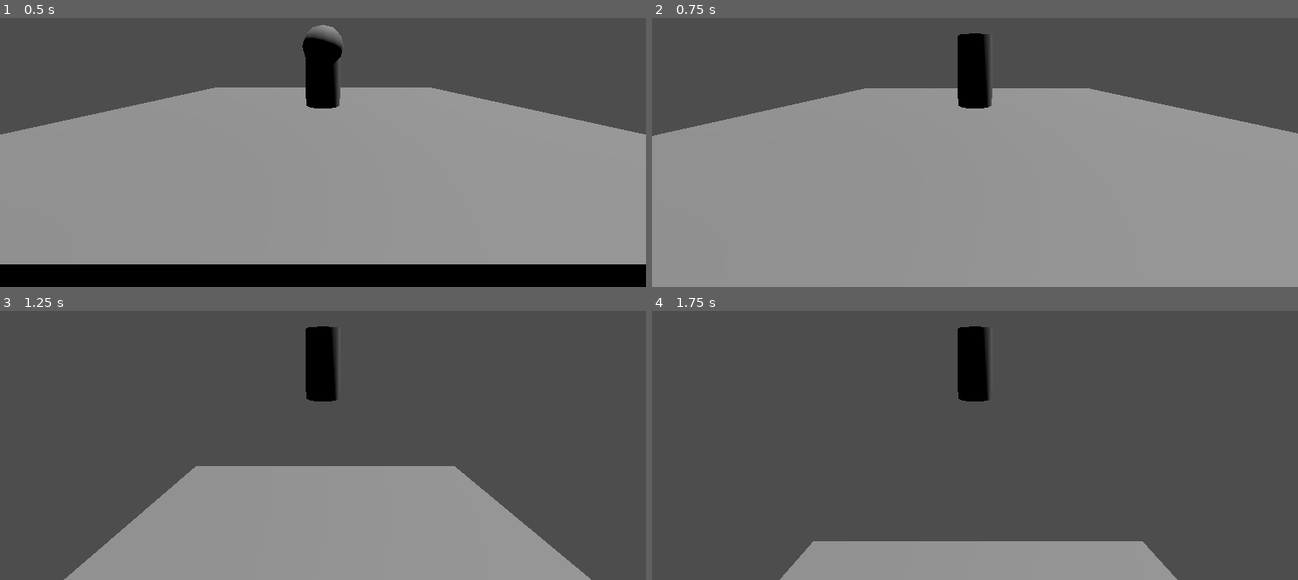
Above: before the commit, frames 1-4 (two rows, left to right).
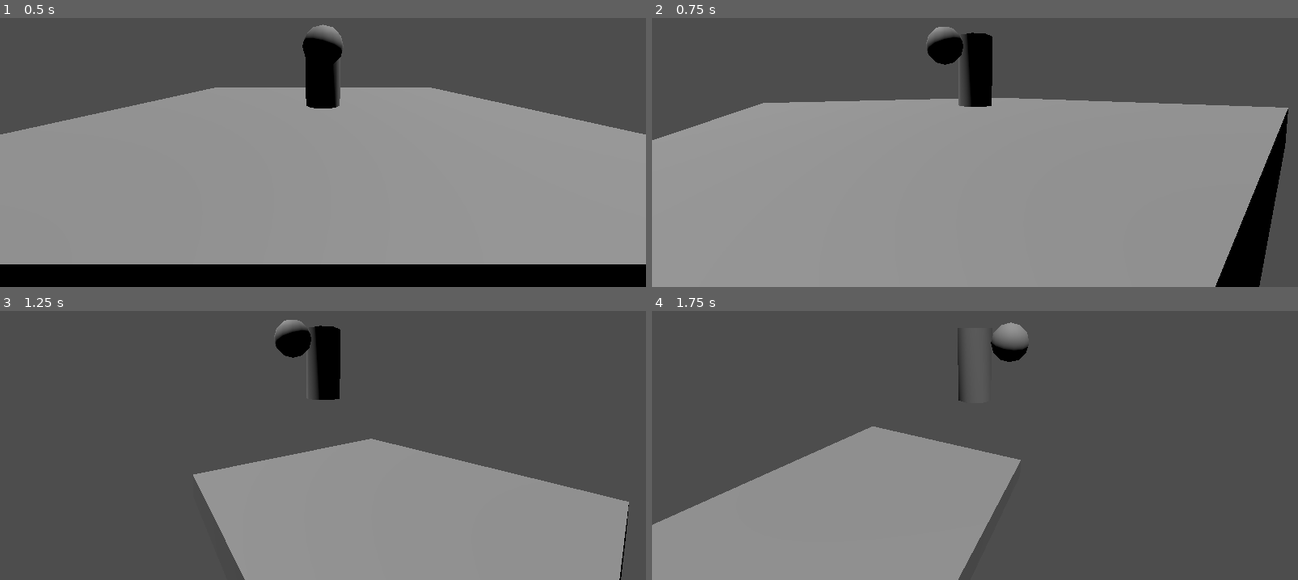
Above: after the commit, the same moments.

Repository: stron1le/MVM28
Game: Godot game, scene res://test_room.tscn
The game is run twice, just before and just after one commit, with the same random seed, the same clock (stepped at 60 frames per second) and the same inputs.
Inputs (mouse positions are in pixels of both pictures, inside the frame that each line leads up to):
- Up to frame 1 (0.5 s): no input
- Up to frame 2 (0.75 s): tap Enter at 0.5 s; move the mouse to (1117, 87) at 0.52 s; hold W (ForwardAxisNegative) from 0.53 s (still down); tap Left (HorizontalAxisNegative) at 0.6 s
- Up to frame 3 (1.25 s): keep holding W (ForwardAxisNegative); tap Space (Jump) at 0.77 s
- Up to frame 4 (1.75 s): move the mouse to (845, 415) at 1.27 s; release W (ForwardAxisNegative) at 1.28 s; tap Right (HorizontalAxisPositive) at 1.35 s; tap Space (Jump) at 1.52 s

Frame 1 is identical in both runs. In frame 2, 8.6% of the frame differs, in the area x 0-100%, y 3-100%; in frame 3, 14%; in frame 4, 25%, in the area x 0-82%, y 4-100%.

Commit message:
Standard Player Camera Implemented
Player camera has now been enhanced in a few ways.
1. The player can now rotate the camera around their character.
2. This rotation is capped vertically. So the camera will never do a flip and get unaligned.
3. The camera can be moved with both controller AND mouse.

Diff:
--- a/mvm28/Scripts/Globals.gd
+++ b/mvm28/Scripts/Globals.gd
@@ -4,6 +4,7 @@
 const GAME_MODE_ACTION=0x0;
 const GAME_MODE_MENU=0x1;
 const GAME_MODE_CUTSCENE=0x2;
+
 var paused=false;
 var gameMode=GAME_MODE_ACTION;
 func get_terrain(terrain_name:String):
--- a/mvm28/TwistPivot.gd
+++ b/mvm28/TwistPivot.gd
@@ -1,12 +1,25 @@
 extends Node3D
 @export var target:Node;
-const CAMERA_TURN_SPEED=30;
+const CAMERA_TURN_SPEED=deg_to_rad(180);
+var mouseHidden:bool=true;
+func _ready():
+	Input.set_mouse_mode(Input.MOUSE_MODE_CAPTURED);
 func _physics_process(delta):
 	if (target!=null):
 		global_position=target.global_position;
 	var cam_input = Input.get_vector("TurnCameraLeftController","TurnCameraRightController","TurnCameraDownController","TurnCameraUpController");
 	if (cam_input!=Vector2.ZERO):
 		var cam_target_angle=CAMERA_TURN_SPEED*cam_input.x*delta
+		print(cam_target_angle);
 		transform.basis=transform.basis.rotated(transform.basis.y,cam_target_angle);
 		cam_target_angle=CAMERA_TURN_SPEED*cam_input.y*delta;
-		$PitchPivot.transform.basis=$PitchPivot.transform.basis.rotated(transform.basis.x,cam_target_angle)
+		$PitchPivot.transform.basis=$PitchPivot.transform.basis.rotated($PitchPivot.transform.basis.x,cam_target_angle)
+		$PitchPivot.rotation_degrees.x=clamp($PitchPivot.rotation_degrees.x,-60,60);
+func _unhandled_input(event):
+	if ((event is InputEventMouseMotion) and mouseHidden):
+		rotation_degrees.y-=event.relative.x*0.5;
+		$PitchPivot.rotation_degrees.x-=event.relative.y*0.2;
+		$PitchPivot.rotation_degrees.x=clamp($PitchPivot.rotation_degrees.x,-60,60);
+	elif (Input.is_action_just_pressed("ui_cancel")):
+		Input.set_mouse_mode(Input.MOUSE_MODE_VISIBLE if mouseHidden else Input.MOUSE_MODE_CAPTURED);
+		mouseHidden=!mouseHidden;
